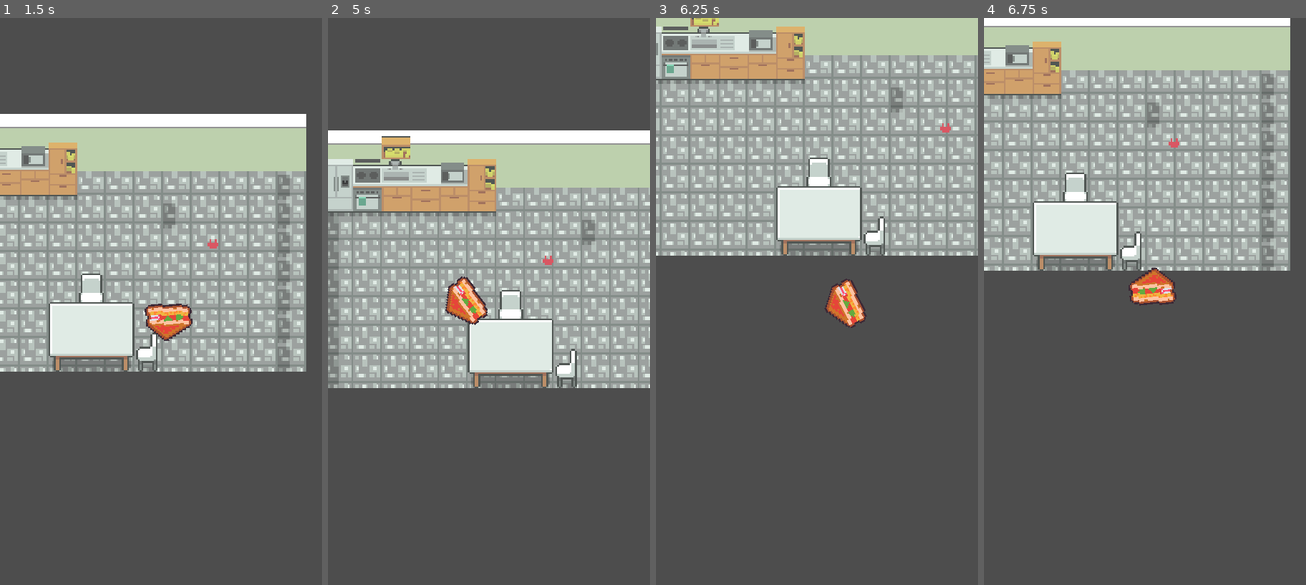
Above: before the commit, frames 1-4 (left to right).
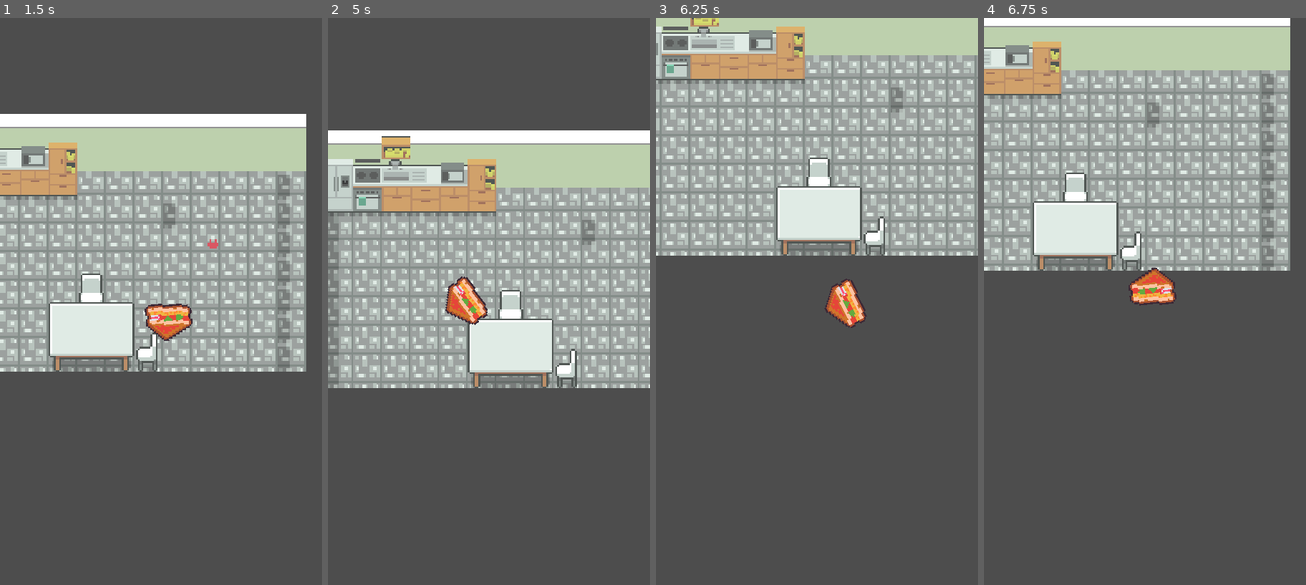
Above: after the commit, the same moments.

Repository: helenzhangyc/BurgerStrike
Game: Godot game, scene res://scenes/levels/Main.tscn
Same seed, same stepped clock (60 frames per second), same inputs: the game is played once before the commit and once after it.
Inputs (mouse positions are in pixels of both pictures, inside the frame that each line leads up to):
- Up to frame 1 (1.5 s): move the mouse to (231, 273) at 0.52 s; hold D (right) 0.53-1.28 s; tap Space (shoot) at 0.6, 1.35 s; move the mouse to (96, 335) at 1.27 s; hold S (down) from 1.28 s (still down)
- Up to frame 2 (5 s): move the mouse to (521, 176) at 2.02 s; release S (down) at 2.03 s; hold D (right) 2.03-2.78 s; tap Space (shoot) every 0.75 s from 2.1 to 4.35 s; move the mouse to (472, 420) at 2.77 s; hold W (up) 2.78-3.53 s; move the mouse to (585, 392) at 3.52 s; hold A (left) from 3.53 s (still down); move the mouse to (392, 216) at 4.27 s
- Up to frame 3 (6.25 s): move the mouse to (833, 307) at 5.02 s; release A (left) at 5.03 s; hold S (down) 5.03-5.78 s; tap Space (shoot) at 5.1, 5.85 s; move the mouse to (768, 159) at 5.77 s; hold D (right) from 5.78 s (still down)
- Up to frame 4 (6.75 s): move the mouse to (1215, 273) at 6.52 s; release D (right) at 6.53 s; hold W (up) from 6.53 s (still down); tap Space (shoot) at 6.6 s

Frame 1 is identical in both runs. In frame 2, less than 0.1% of the frame differs, in the area x 66-70%, y 41-44%; in frame 3, less than 0.1%; in frame 4, less than 0.1%.

Commit message:
correct shooting angle

Diff:
--- a/scripts/Bullet.gd
+++ b/scripts/Bullet.gd
@@ -12,7 +12,7 @@
 	area_entered.connect(_on_area_entered)
 
 func _physics_process(delta):
-	global_position += dir.rotated(rotation) * speed * delta
+	global_position += dir.rotated(rotation + PI/2) * speed * delta
 
 func _on_area_entered(area):
 	if area is Enemy:
Not shown: 2 places in scenes/PlayerBullet.tscn that only renumber resources
